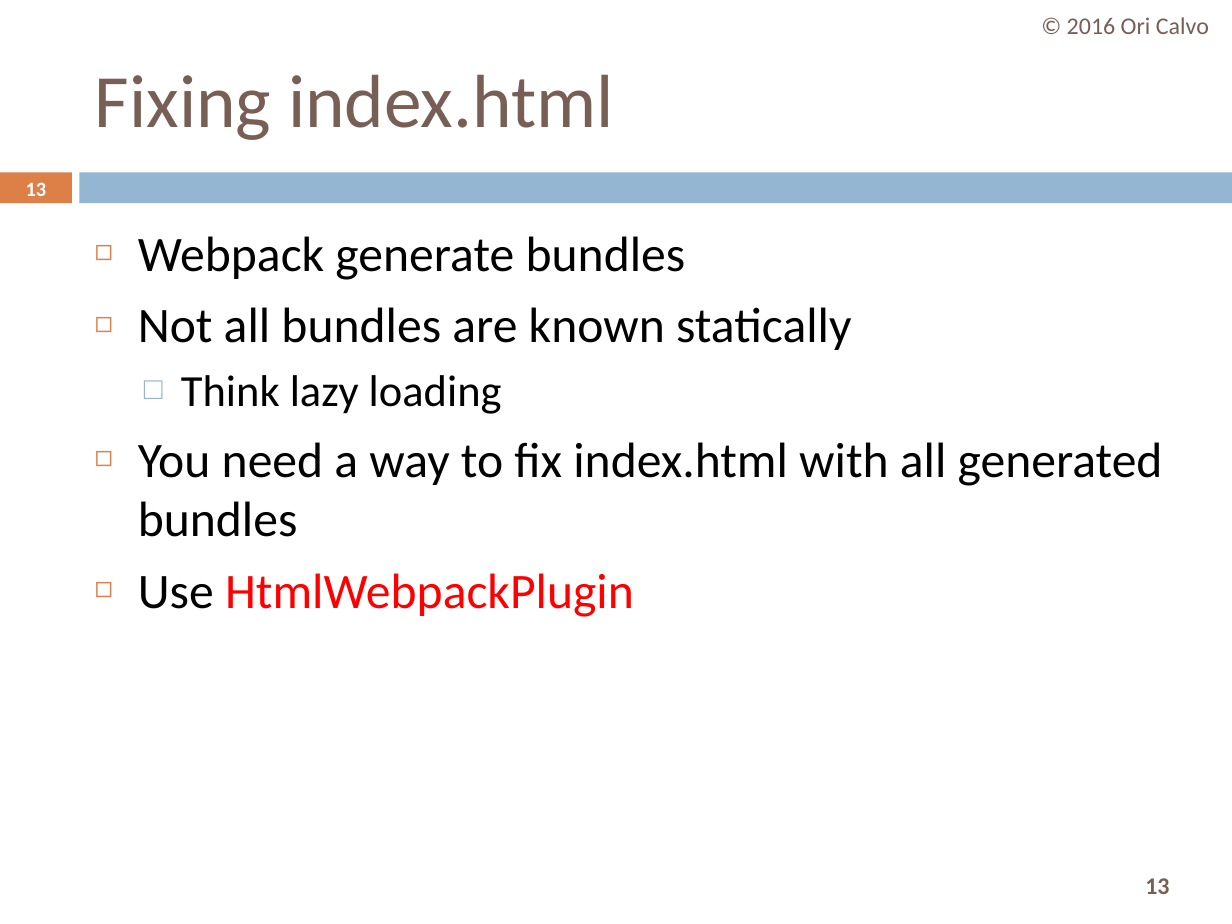
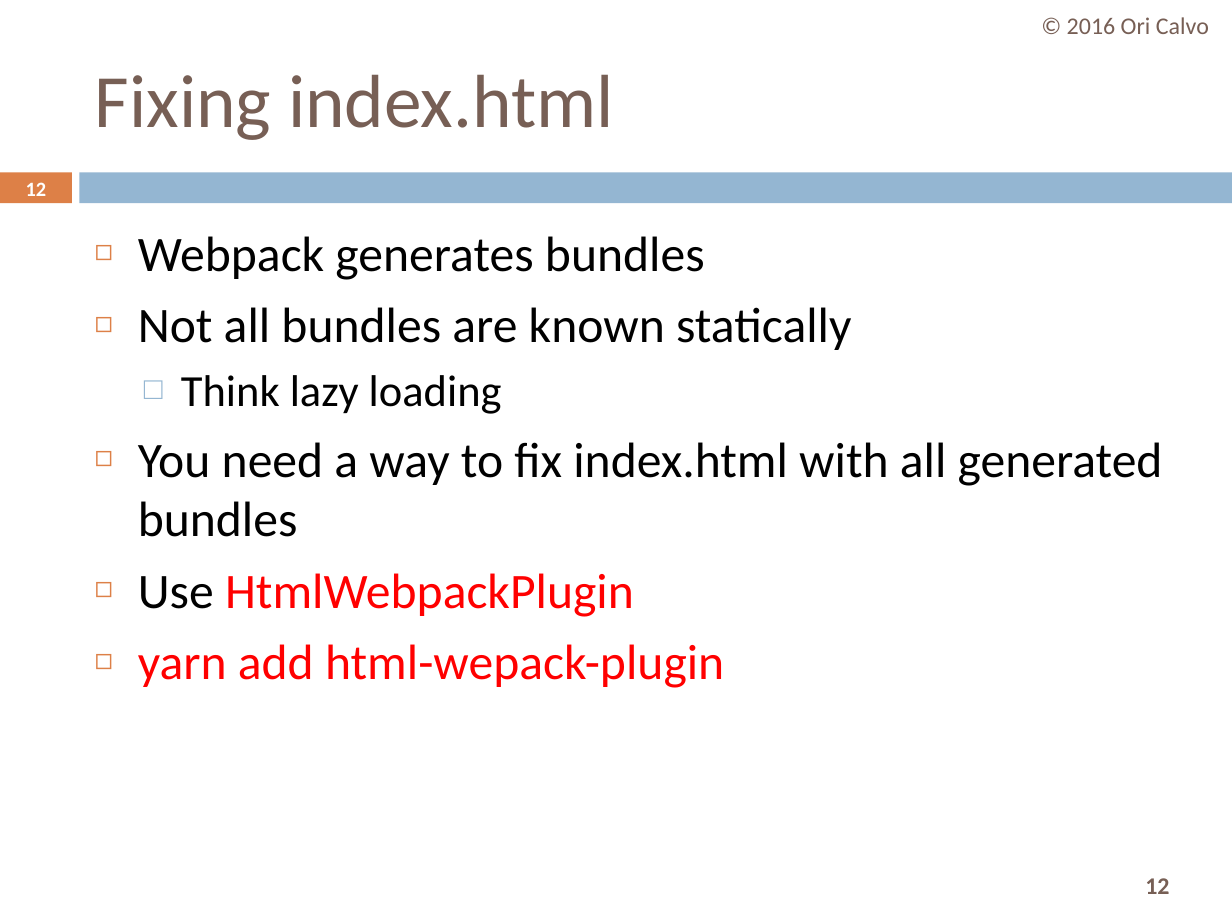
Before and after one commit to oricalvo/course-angular, a slide deck: slide 12 of PPTs/01 Build & Setup.pptx (slide 13 before the commit). Drawn at 1232x924 pixels with LibreOffice and Linux fonts; fonts in the diff are those of the drawing. Boxes give left, top, right and bottom in pixels: in the first picture for what was removed or moved away, otherwise in the second. Text is boxed around its words. In the diff, an @@ line names an element or a change of style, - is before the commit and + after.

```diff
--- a/PPTs/01 Build & Setup.pptx
+++ b/PPTs/01 Build & Setup.pptx
@@ page number at <box>26,182,47,196</box>: text changed @@
-13
+12
@@ text at <box>138,236,705,280</box>: text changed @@
-◻ Webpack generate bundles
+◻ Webpack generates bundles
@@ text at <box>138,644,724,688</box>: paragraph added @@
+◻ yarn add html-wepack-plugin
@@ page number at <box>1145,878,1169,894</box>: text changed @@
-13
+12
```
Also in this commit, not shown: 12 other slides changed, 3 slides added, 16 other files.
